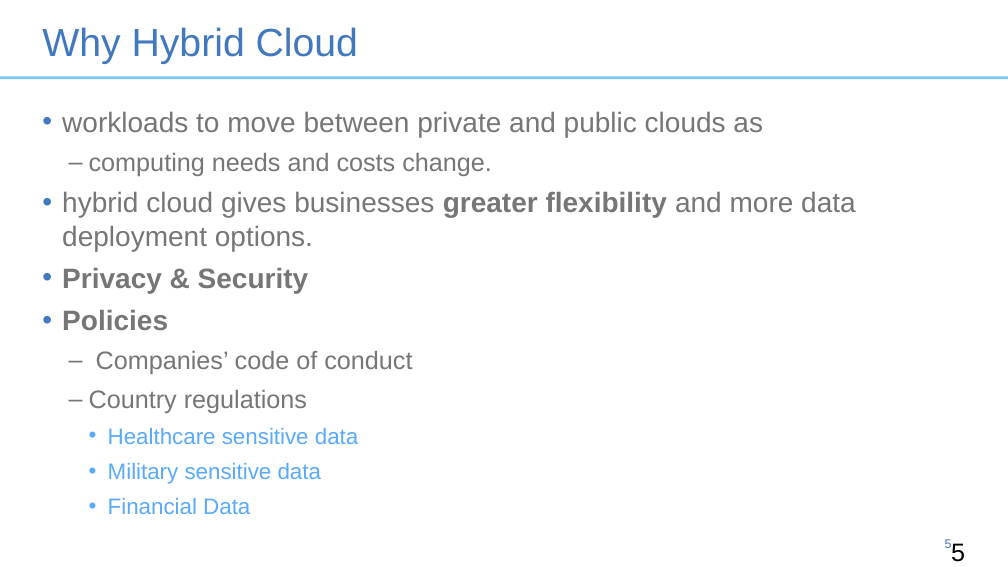
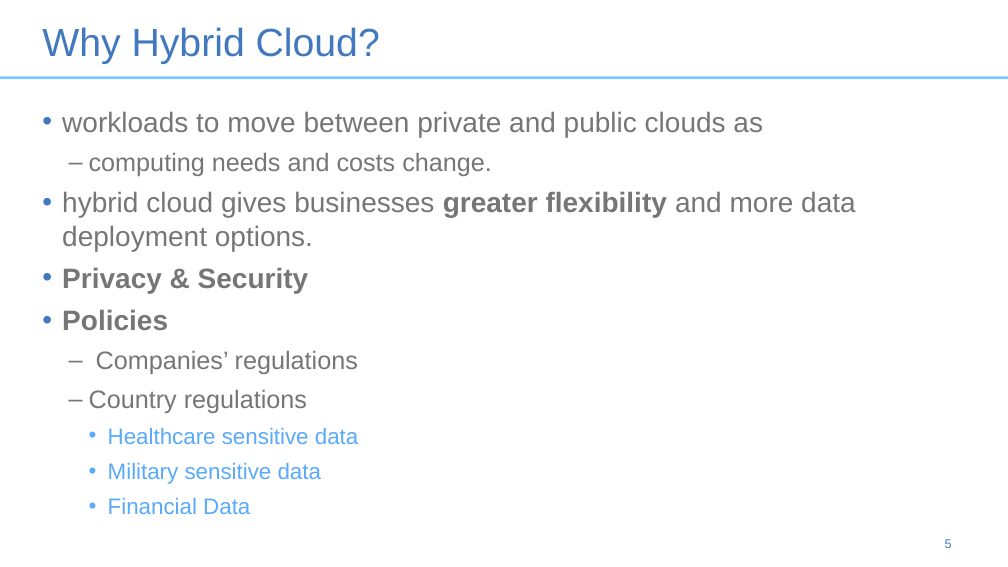
Before and after one commit to bhajian/talks, a slide deck: slide 5 of Tech-connect.ppt. Drawn at 1008x567 pixels with LibreOffice and Linux fonts; fonts in the diff are those of the drawing. Boxes give left, top, right and bottom in pixels: in the first picture for what was removed or moved away, otherwise in the second. Text is boxed around its words. In the diff, an @@ line names an element or a change of style, - is before the commit and + after.

```diff
--- a/Tech-connect.ppt
+++ b/Tech-connect.ppt
@@ title at <box>42,27,380,64</box>: text changed @@
-Why Hybrid Cloud
+Why Hybrid Cloud?
@@ text at <box>96,351,358,374</box>: text changed @@
-  – Companies’ code of conduct
+  – Companies’ regulations
@@ page number removed at <box>945,539,952,548</box> @@
-5
```
Also in this commit, not shown: 6 other slides changed, 1 slide added, 1 slide removed.
